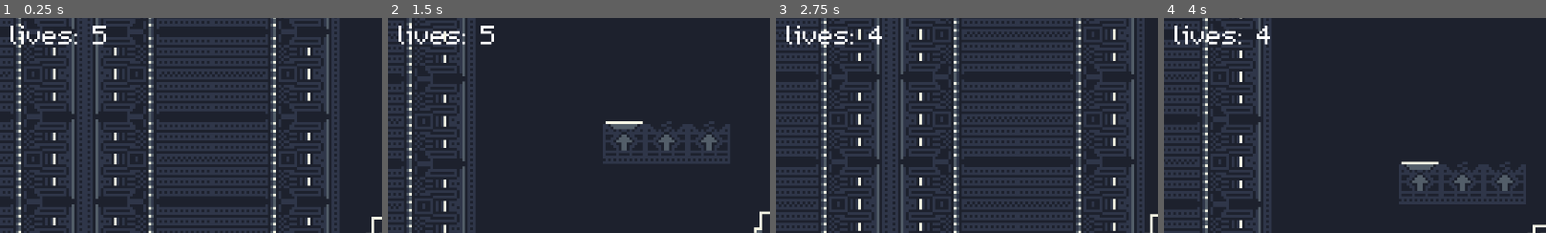
Above: before the commit, frames 1-4 (left to right).
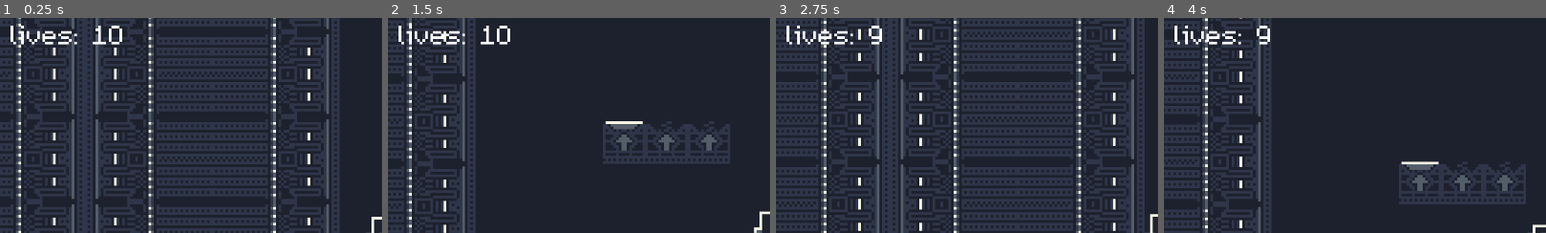
Above: after the commit, the same moments.

Repository: ArcaEge/daydream-game
Game: Godot game, scene res://level4.tscn
Two runs of this game, one before a commit and one after it. Both use one fixed random seed, a clock stepped at 60 frames per second and the inputs below. This scene is started directly instead of the project's main scene.
Inputs:
- Up to frame 1 (0.25 s): no input
- Up to frame 2 (1.5 s): hold D (Right) from 0.53 s (still down); tap Space (Jump) at 0.77 s
- Up to frame 3 (2.75 s): tap Space (Jump) at 1.52 s; release D (Right) at 2.03 s; hold A (Left) from 2.03 s (still down)
- Up to frame 4 (4 s): release A (Left) at 2.78 s; hold D (Right) from 2.78 s (still down); tap Space (Jump) at 3.02, 3.77 s
The pictures show only the part of the screen within x 0-50%, y 1-51%; the shares and areas given below are measured in that part.

The runs differ from the first frame. In frame 1, 0.3% of the frame differs, in the area x 24-32%, y 3-13%; in frame 2, 0.3%; in frame 3, 0.2%; in frame 4, 0.2%.

Commit message:
Changed lives of lvl4 as 5 lives is too hard

Diff:
--- a/level_4.gd
+++ b/level_4.gd
@@ -1,6 +1,6 @@
 extends Node2D
 
-var lives = 5
+var lives = 10
 var current_level = preload("res://level4.tscn")
 var next_level = preload("res://level4.tscn")
 
Not shown: 1 places in level4.tscn that only renumber resources
